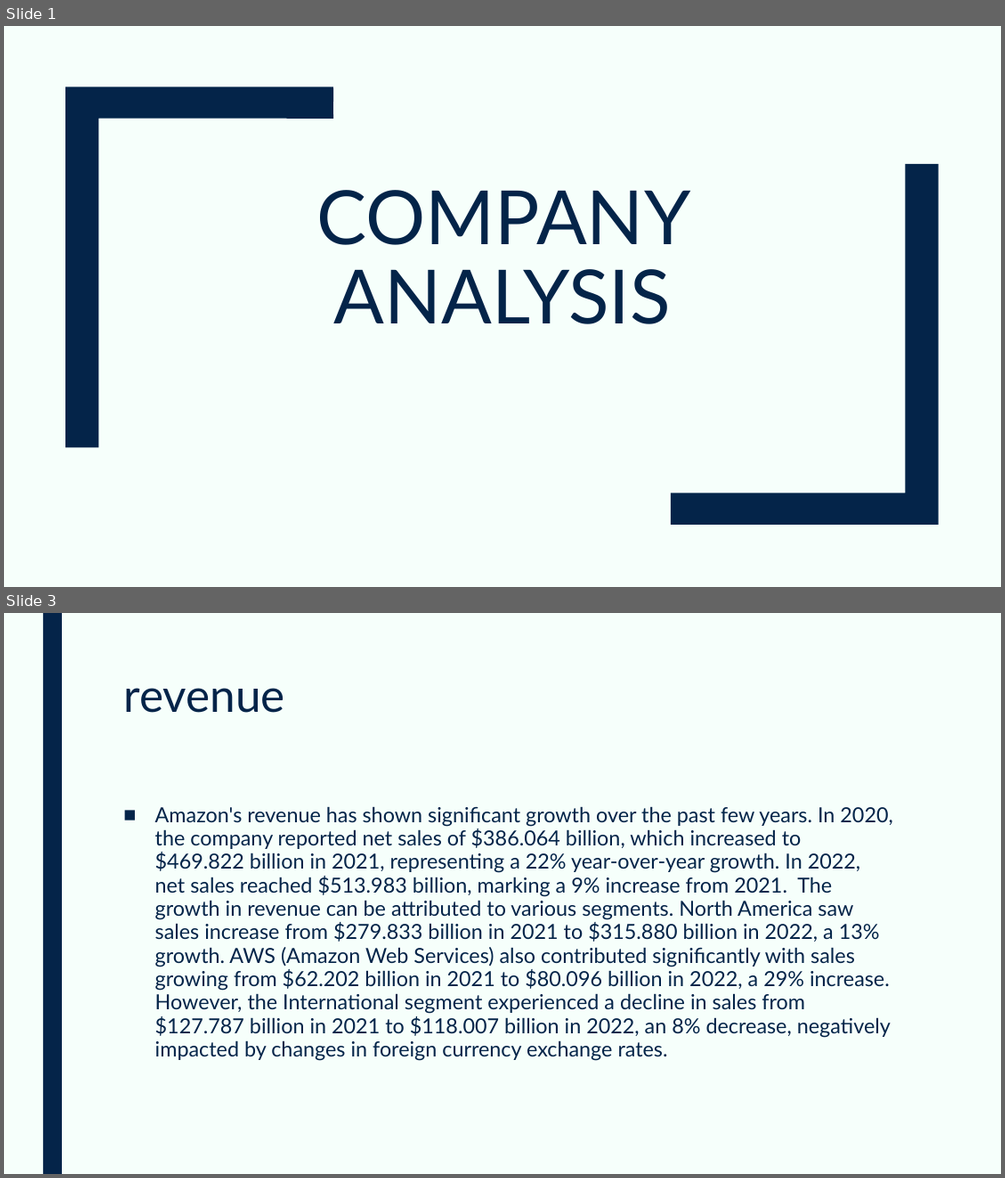
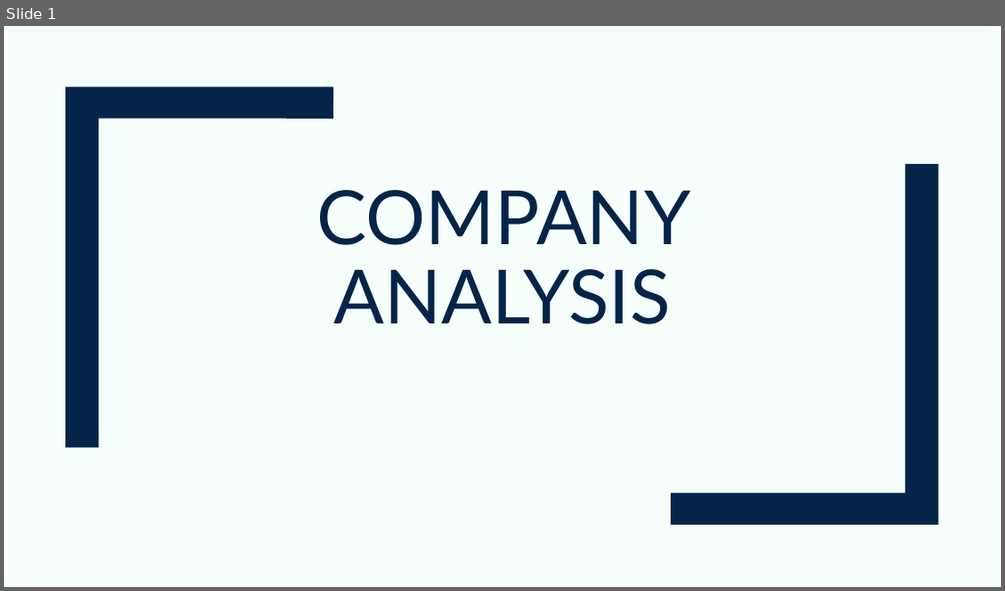
Before and after one commit to devangovind/AMUCLDISS, a slide deck: fastapi-backend/pres/output.pptx. Shown one above the other, each under a label of ours: slides 1 and 3 before the commit, slide 1 after it; the slides between them are not shown. The pictures are 1005x1178 and 1005x591 pixels, drawn with LibreOffice and Linux fonts; fonts in the diff are those of the drawing. Boxes give left, top, right and bottom in pixels: in the first picture for what was removed or moved away, otherwise in the second. Text is boxed around its words. In the diff, an @@ line names an element or a change of style, - is before the commit and + after.

```diff
--- a/fastapi-backend/pres/output.pptx
+++ b/fastapi-backend/pres/output.pptx
@@ slide 3 removed at <box>4,613,1001,1174</box>, background #F6FFFB @@
@@ rectangle removed at <box>43,613,62,1174</box> @@
@@ title removed at <box>123,688,284,713</box> @@
-revenue
@@ text removed at <box>155,806,892,1061</box> @@
-■ Amazon's revenue has shown significant growth over the past few years. In 2020, the company reported net sales of $386.064 billion, which increased to $469.822 billion in 2021, representing a 22% year-over-year growth. In 2022, net sales reached $513.983 billion, marking a 9% increase from 2021. The growth in revenue can be attributed to various segments. North America saw sales increase from $279.833 billion in 2021 to $315.880 billion in 2022, a 13% growth. AWS (Amazon Web Services) also contributed significantly with sales growing from $62.202 billion in 2021 to $80.096 billion in 2022, a 29% increase. However, the International segment experienced a decline in sales from $127.787 billion in 2021 to $118.007 billion in 2022, an 8% decrease, negatively impacted by changes in foreign currency exchange rates.
```
Also in this commit, not shown: 2 slides added, 7 other slides removed, 3 other files.
